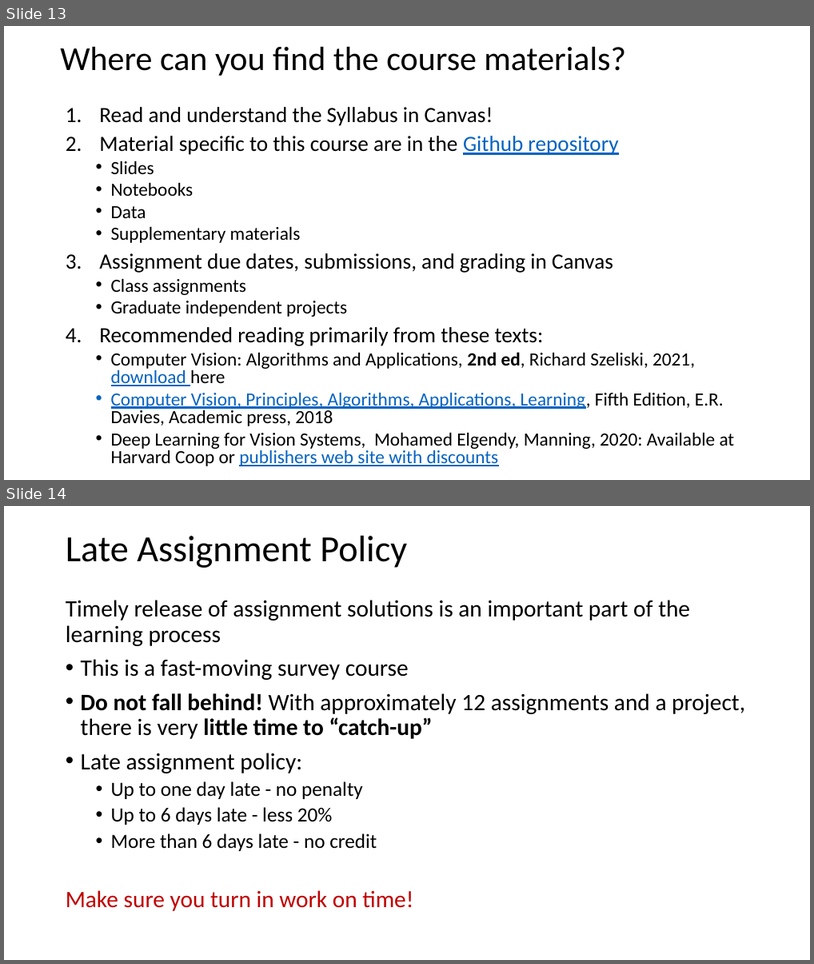
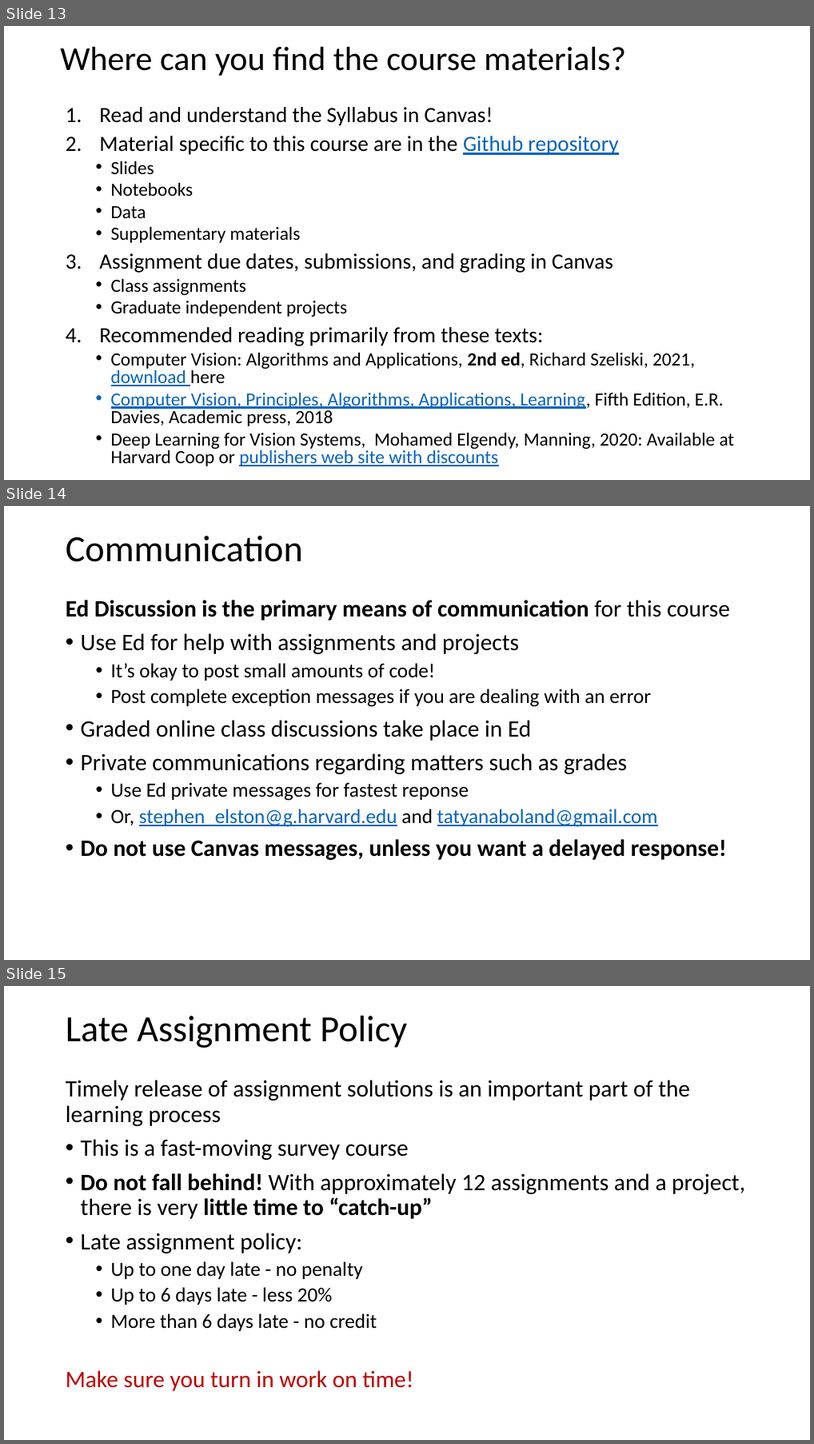
Before and after one commit to StephenElston/CSCI-E25, a slide deck: Slides/1_Introduction.pptx. Shown one above the other, each under a label of ours: slides 13 and 14 before the commit, slides 13, 14 and 15 after it. The pictures are 814x964 and 814x1444 pixels, drawn with LibreOffice and Linux fonts; fonts in the diff are those of the drawing. Boxes give left, top, right and bottom in pixels: in the first picture for what was removed or moved away, otherwise in the second. Text is boxed around its words. In the diff, an @@ line names an element or a change of style, - is before the commit and + after.

Commit message:
Correct typo added communication slide

```diff
--- a/Slides/1_Introduction.pptx
+++ b/Slides/1_Introduction.pptx
@@ slide 14 added at (x1=4, y1=506, x2=810, y2=960), background #FFFFFF @@
@@ text added at (x1=66, y1=536, x2=303, y2=562), 44 pt, text #000000 @@
+Communication
@@ text added at (x1=66, y1=600, x2=730, y2=860), 28 pt, text #000000 @@
+Ed Discussion is the primary means of communication for this course
+• Use Ed for help with assignments and projects
+  • It’s okay to post small amounts of code!
+  • Post complete exception messages if you are dealing with an error
+• Graded online class discussions take place in Ed
+• Private communications regarding matters such as grades
+  • Use Ed private messages for fastest reponse
+  • Or, stephen_elston@g.harvard.edu and tatyanaboland@gmail.com
+• Do not use Canvas messages, unless you want a delayed response!
@@ what was slide 14 is now slide 15 @@
```
Also in this commit, not shown: 1 slide changed.
